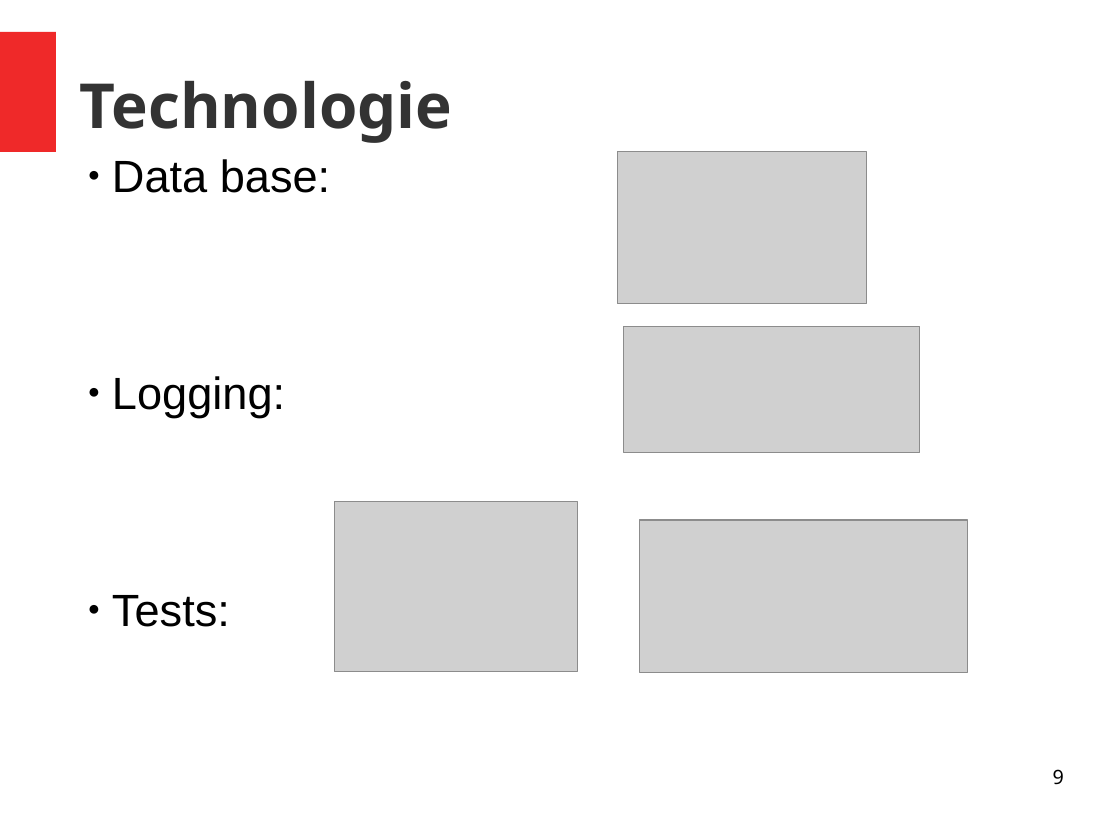
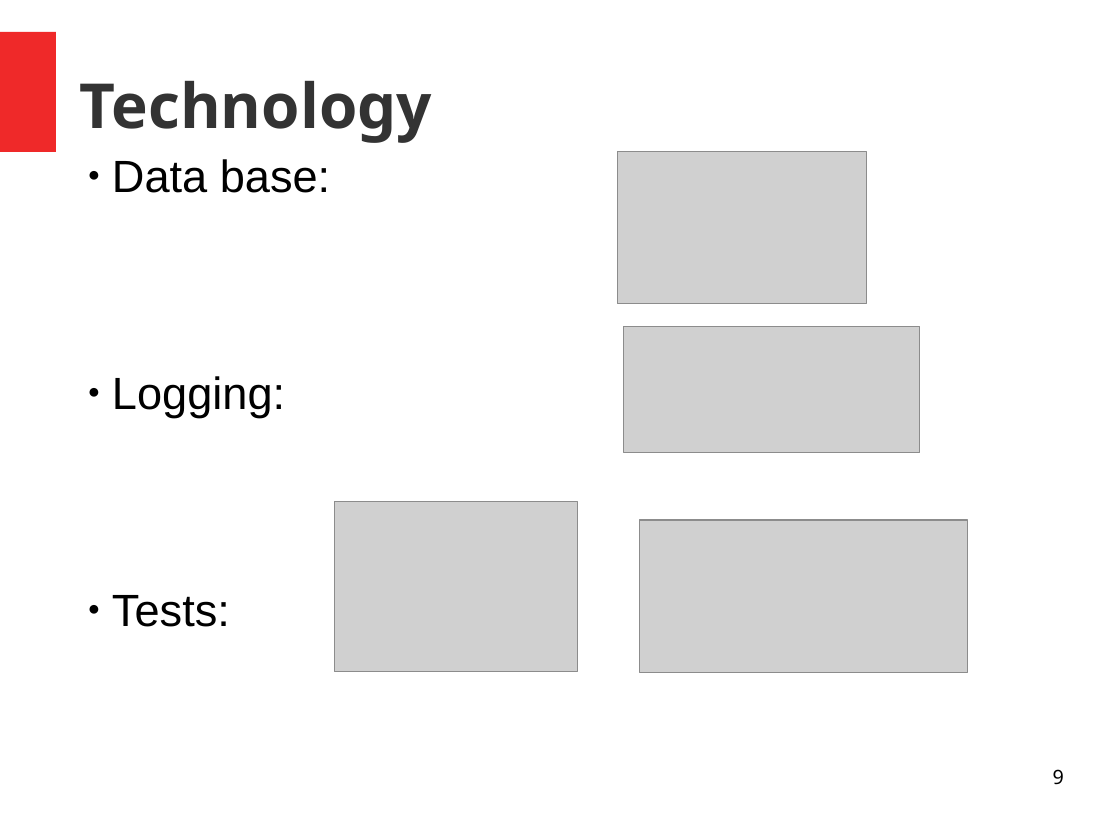
Before and after one commit to unige-pinfo-2019/PInfo3, a slide deck: slide 9 of Docs/Presentations/pres2.odp. Drawn at 1120x840 pixels with LibreOffice and Linux fonts; fonts in the diff are those of the drawing; grey boxes stand for pictures. Boxes give left, top, right and bottom in pixels: in the first picture for what was removed or moved away, otherwise in the second. Text is boxed around its words. In the diff, an @@ line names an element or a change of style, - is before the commit and + after.

Commit message:
add technologie slide

```diff
--- a/Docs/Presentations/pres2.odp
+++ b/Docs/Presentations/pres2.odp
@@ title at (80, 81, 432, 143): text changed @@
-Technologie
+Technology
```
Also in this commit, not shown: 3 other files.
